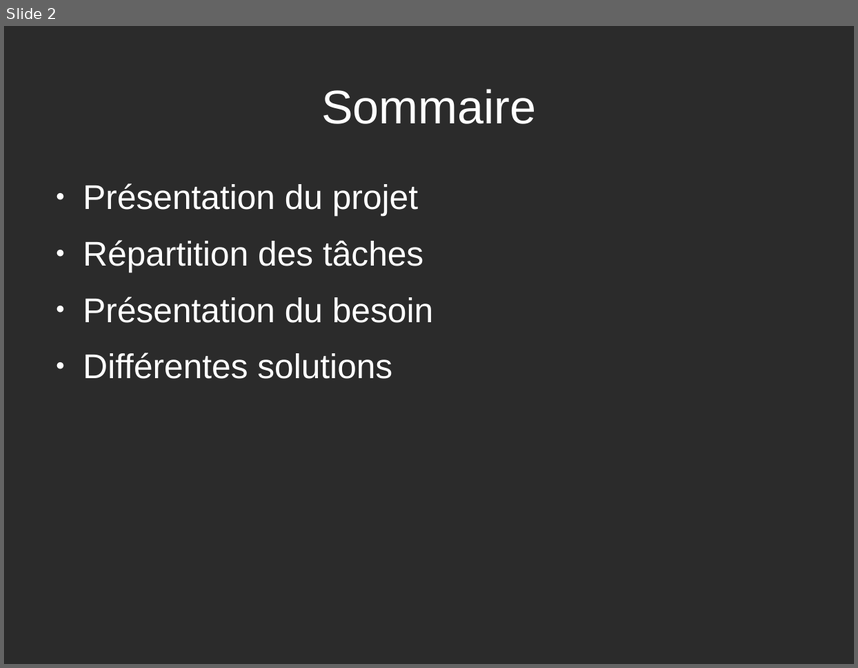
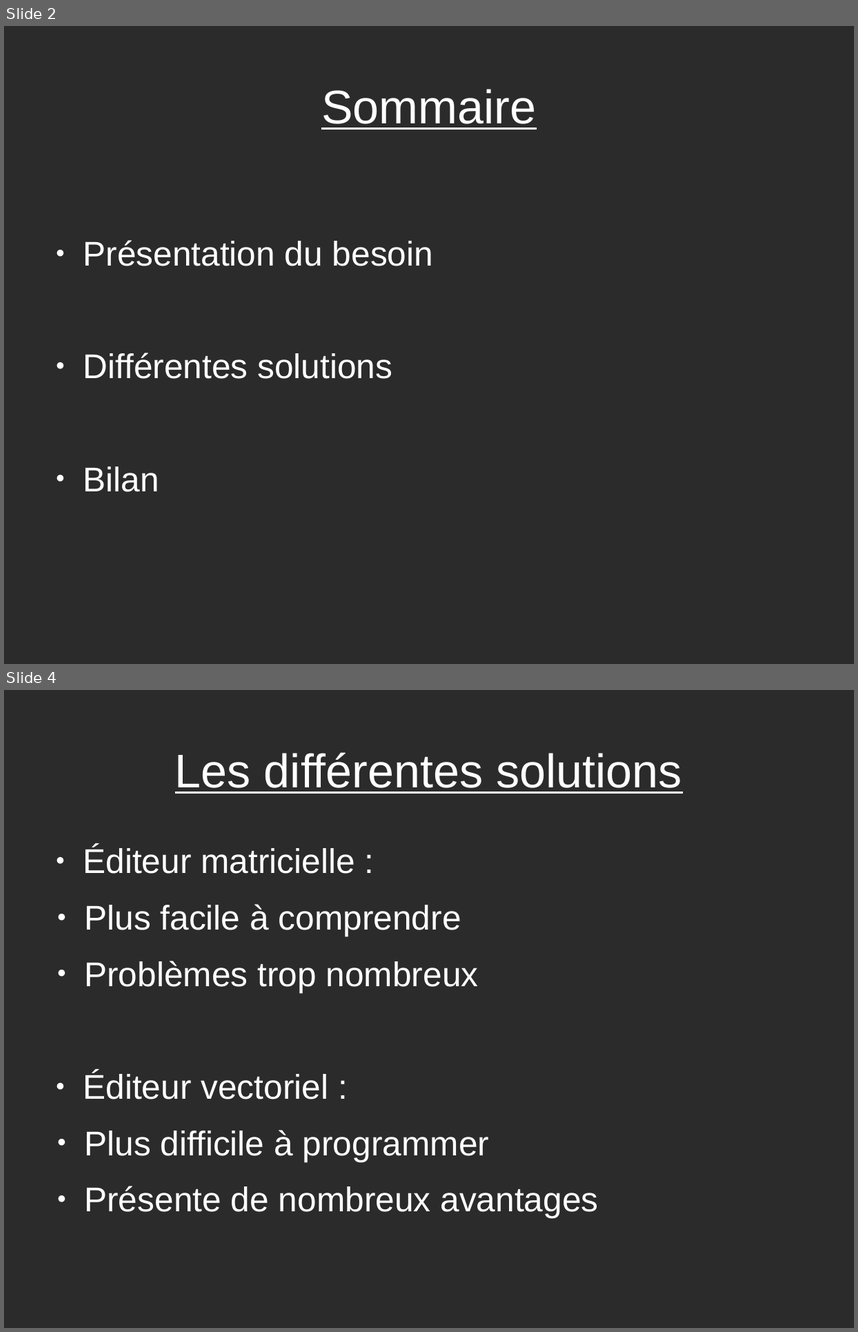
Before and after one commit to VisiteVirtuelle/-diteur-de-maison, a slide deck: Thomas Duditlieux - Diapo de Projet.odp. Shown one above the other, each under a label of ours: slide 2 before the commit, slides 2 and 4 after it; the slides between them are not shown. The pictures are 858x668 and 858x1332 pixels, drawn with LibreOffice and Linux fonts; fonts in the diff are those of the drawing; background and template pictures are left out; a plain dark background stands for a picture behind light text. Boxes give left, top, right and bottom in pixels: in the first picture for what was removed or moved away, otherwise in the second. Text is boxed around its words. In the diff, an @@ line names an element or a change of style, - is before the commit and + after.

```diff
--- a/Thomas Duditlieux - Diapo de Projet.odp
+++ b/Thomas Duditlieux - Diapo de Projet.odp
@@ slide 4 added at bbox=[4, 690, 854, 1328], background picture (left out) @@
@@ title added at bbox=[175, 752, 682, 793], 44 pt, text #FFFFFF, underline @@
+Les différentes solutions
@@ text added at bbox=[83, 846, 598, 1218], 32 pt, text #FFFFFF @@
+● Éditeur matricielle :
+● Plus facile à comprendre
+● Problèmes trop nombreux
+● Éditeur vectoriel :
+● Plus difficile à programmer
+● Présente de nombreux avantages
@@ slide 2 changed as well @@
@@ title "Sommaire" at bbox=[321, 89, 536, 129]: underline on @@
@@ text at bbox=[83, 183, 424, 272]: paragraphs removed @@
-● Présentation du projet
-● Répartition des tâches
@@ text at bbox=[83, 466, 159, 492]: paragraph added @@
+● Bilan
```
Also in this commit, not shown: 1 other slide changed, 7 other slides added, 1 slide removed, 1 other file.
